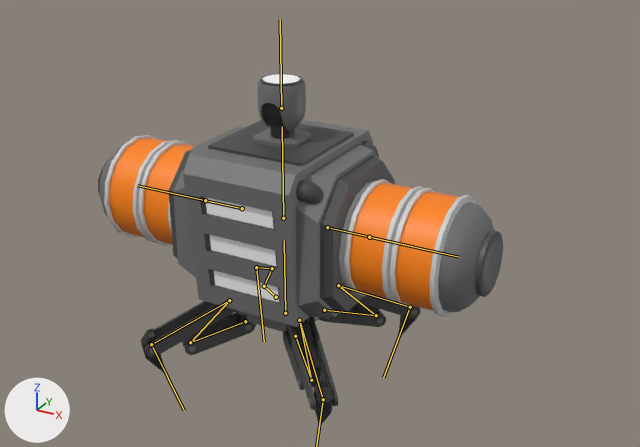
One commit to the FBX model BundleProject/Assets/Survivors/Technician/Allies/Mesh/TechnicianRobotMesh.fbx: the scene before it, then after it.
One viewpoint serves both versions: a 50 mm camera at (1.408, -2.312, 1.565) aimed at (0.118, 0.033, 0.393). The axes (+X, +Y, +Z) are drawn at lower left. The lights are the same throughout. Both versions are drawn at frame 1 of the action 'RobotTesla_Armature|Technician_Pri_ArmForward_old'; the numbers are the values there. The bones that bend it are drawn over the model as lines.

The first picture shows 'TechnicianRobotTeslaMesh', 'TechnicianRobotTeslaWhiteMesh'.
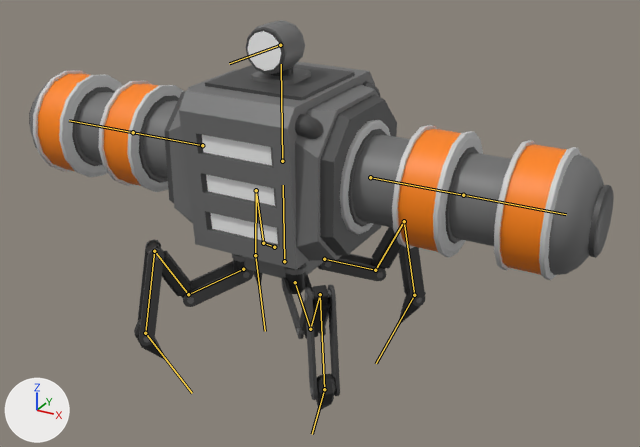
Boxes [x1, y1, x2, y2] around the edits, measured in the pictures (640 x 447 px):
'TechnicianRobotTeslaMesh', posed (44% wider, 10% taller): before [98, 74, 503, 427]; after [29, 20, 614, 410]
'TechnicianRobotTeslaWhiteMesh', posed: before [205, 74, 300, 302]; after [202, 31, 281, 244]
bone 'ROOT', root to tip: before (285, 313) to (284, 240); after (284, 261) to (283, 185)
bone 'Teslaroot.R.001', root to tip: before (242, 208) to (171, 193); after (202, 145) to (133, 132)
bone 'Teslaroot.R.002', root to tip: before (205, 200) to (137, 185); after (133, 132) to (69, 120)
bone 'Teslaroot.L.001', root to tip: before (327, 227) to (413, 246); after (370, 177) to (463, 195)
bone 'Teslaroot.L.002', root to tip: before (369, 237) to (459, 257); after (463, 195) to (566, 214)
bone 'Lens', root to tip: before (281, 108) to (280, 19); after (280, 45) to (229, 63)
bone 'FrontLeg.R.001', root to tip: before (245, 321) to (190, 342); after (243, 269) to (188, 294)
bone 'FrontLeg.R.002', root to tip: before (190, 342) to (229, 300); after (188, 294) to (154, 251)
bone 'FrontLeg.R.003', root to tip: before (229, 300) to (151, 344); after (154, 251) to (145, 333)
bone 'FrontLeg.R.004', root to tip: before (151, 344) to (184, 410); after (145, 333) to (192, 393)
bone 'FrontLeg.L.001', root to tip: before (295, 336) to (311, 380); after (295, 282) to (310, 329)
bone 'FrontLeg.L.002', root to tip: before (311, 380) to (299, 320); after (310, 329) to (320, 294)
bone 'FrontLeg.L.003', root to tip: before (299, 320) to (323, 399); after (320, 294) to (324, 389)
bone 'BackLeg.R.001', root to tip: before (276, 297) to (264, 286); after (274, 247) to (263, 243)
bone 'BackLeg.R.002', root to tip: before (264, 286) to (272, 268); after (263, 243) to (256, 190)
bone 'BackLeg.R.003', root to tip: before (272, 268) to (256, 267); after (256, 190) to (255, 255)
bone 'BackLeg.R.004', root to tip: before (256, 267) to (264, 341); after (255, 255) to (265, 331)
bone 'BackLeg.L.001', root to tip: before (324, 310) to (376, 315); after (324, 259) to (375, 270)
bone 'BackLeg.L.002', root to tip: before (376, 315) to (338, 285); after (375, 270) to (404, 221)
bone 'BackLeg.L.003', root to tip: before (338, 285) to (410, 307); after (404, 221) to (414, 295)
bone 'BackLeg.L.004', root to tip: before (410, 307) to (383, 377); after (414, 295) to (376, 363)

The change, as a list of edits to the scene's bpy script:
```text
Change bone_root:
    where bone_root = bpy.data.objects['RobotTesla_Armature'].pose.bones['ROOT']
    bone_root.location: (0.0, -0.2, 0.0) -> (0.0, 0.0, 0.0)
Change bone_teslaroot_r_001:
    where bone_teslaroot_r_001 = bpy.data.objects['RobotTesla_Armature'].pose.bones['Teslaroot.R.001']  # child of 'Bodyroot'
    bone_teslaroot_r_001.location: (0.0, -0.15, 0.0) -> (0.0, 0.0, 0.0)
Change bone_teslaroot_r_002:
    where bone_teslaroot_r_002 = bpy.data.objects['RobotTesla_Armature'].pose.bones['Teslaroot.R.002']  # child of 'Teslaroot.R.001'
    bone_teslaroot_r_002.location: (0.0, -0.15, 0.0) -> (0.0, 0.0, 0.0)
Change bone_teslaroot_l_001:
    where bone_teslaroot_l_001 = bpy.data.objects['RobotTesla_Armature'].pose.bones['Teslaroot.L.001']  # child of 'Bodyroot'
    bone_teslaroot_l_001.location: (0.0, -0.15, 0.0) -> (0.0, 0.0, 0.0)
Change bone_teslaroot_l_002:
    where bone_teslaroot_l_002 = bpy.data.objects['RobotTesla_Armature'].pose.bones['Teslaroot.L.002']  # child of 'Teslaroot.L.001'
    bone_teslaroot_l_002.location: (0.0, -0.15, 0.0) -> (0.0, 0.0, 0.0)
Change bone_lens:
    where bone_lens = bpy.data.objects['RobotTesla_Armature'].pose.bones['Lens']  # child of 'ROOT'
    bone_lens.rotation_quaternion: (0.707, 0.707, 0.0, 0.0) -> (1.0, 0.0, 0.0, 0.0)  # degrees (90, 0, 0) -> degrees (0, 0, 0)
Change bone_frontleg_r_001:
    where bone_frontleg_r_001 = bpy.data.objects['RobotTesla_Armature'].pose.bones['FrontLeg.R.001']  # child of 'ROOT'
    bone_frontleg_r_001.rotation_quaternion: (0.999, 0.03, 0.0, 0.031) -> (1.0, 0.0, 0.0, 0.0)  # degrees (3, 0, 4) -> degrees (0, 0, 0)
Change bone_frontleg_r_002:
    where bone_frontleg_r_002 = bpy.data.objects['RobotTesla_Armature'].pose.bones['FrontLeg.R.002']  # child of 'FrontLeg.R.001'
    bone_frontleg_r_002.rotation_quaternion: (0.819, -0.184, 0.0, -0.543) -> (1.0, 0.0, 0.0, 0.0)  # degrees (-18, -12, -65) -> degrees (0, 0, 0)
Change bone_frontleg_r_003:
    where bone_frontleg_r_003 = bpy.data.objects['RobotTesla_Armature'].pose.bones['FrontLeg.R.003']  # child of 'FrontLeg.R.002'
    bone_frontleg_r_003.rotation_quaternion: (0.985, 0.106, 0.0, -0.138) -> (1.0, 0.0, 0.0, 0.0)  # degrees (12, 2, -16) -> degrees (0, 0, 0)
Change bone_frontleg_r_004:
    where bone_frontleg_r_004 = bpy.data.objects['RobotTesla_Armature'].pose.bones['FrontLeg.R.004']  # child of 'FrontLeg.R.003'
    bone_frontleg_r_004.rotation_quaternion: (0.924, 0.338, 0.0, -0.18) -> (1.0, 0.0, 0.0, 0.0)  # degrees (39, 7, -20) -> degrees (0, 0, 0)
Change bone_frontleg_l_001:
    where bone_frontleg_l_001 = bpy.data.objects['RobotTesla_Armature'].pose.bones['FrontLeg.L.001']  # child of 'ROOT'
    bone_frontleg_l_001.rotation_quaternion: (0.999, 0.03, 0.0, -0.031) -> (1.0, 0.0, 0.0, 0.0)  # degrees (3, 0, -4) -> degrees (0, 0, 0)
Change bone_frontleg_l_002:
    where bone_frontleg_l_002 = bpy.data.objects['RobotTesla_Armature'].pose.bones['FrontLeg.L.002']  # child of 'FrontLeg.L.001'
    bone_frontleg_l_002.rotation_quaternion: (0.819, -0.184, 0.0, 0.543) -> (1.0, 0.0, 0.0, 0.0)  # degrees (-18, 12, 65) -> degrees (0, 0, 0)
Change bone_frontleg_l_003:
    where bone_frontleg_l_003 = bpy.data.objects['RobotTesla_Armature'].pose.bones['FrontLeg.L.003']  # child of 'FrontLeg.L.002'
    bone_frontleg_l_003.rotation_quaternion: (0.985, 0.106, 0.0, 0.138) -> (1.0, 0.0, 0.0, 0.0)  # degrees (12, -2, 16) -> degrees (0, 0, 0)
Change bone_frontleg_l_004:
    where bone_frontleg_l_004 = bpy.data.objects['RobotTesla_Armature'].pose.bones['FrontLeg.L.004']  # child of 'FrontLeg.L.003'
    bone_frontleg_l_004.rotation_quaternion: (0.924, 0.338, 0.0, 0.18) -> (1.0, 0.0, 0.0, 0.0)  # degrees (39, -7, 20) -> degrees (0, 0, 0)
Change bone_backleg_r_001:
    where bone_backleg_r_001 = bpy.data.objects['RobotTesla_Armature'].pose.bones['BackLeg.R.001']  # child of 'ROOT'
    bone_backleg_r_001.rotation_quaternion: (0.999, 0.043, 0.0, 0.006) -> (1.0, 0.0, 0.0, 0.0)  # degrees (5, 0, 1) -> degrees (0, 0, 0)
Change bone_backleg_r_002:
    where bone_backleg_r_002 = bpy.data.objects['RobotTesla_Armature'].pose.bones['BackLeg.R.002']  # child of 'BackLeg.R.001'
    bone_backleg_r_002.rotation_quaternion: (0.819, 0.512, 0.0, -0.259) -> (1.0, 0.0, 0.0, 0.0)  # degrees (60, 15, -26) -> degrees (0, 0, 0)
Change bone_backleg_r_003:
    where bone_backleg_r_003 = bpy.data.objects['RobotTesla_Armature'].pose.bones['BackLeg.R.003']  # child of 'BackLeg.R.002'
    bone_backleg_r_003.rotation_quaternion: (0.985, -0.136, 0.0, -0.108) -> (1.0, 0.0, 0.0, 0.0)  # degrees (-16, -2, -12) -> degrees (0, 0, 0)
Change bone_backleg_r_004:
    where bone_backleg_r_004 = bpy.data.objects['RobotTesla_Armature'].pose.bones['BackLeg.R.004']  # child of 'BackLeg.R.003'
    bone_backleg_r_004.rotation_quaternion: (0.924, -0.136, 0.0, -0.358) -> (1.0, 0.0, 0.0, 0.0)  # degrees (-15, -6, -42) -> degrees (0, 0, 0)
Change bone_backleg_l_001:
    where bone_backleg_l_001 = bpy.data.objects['RobotTesla_Armature'].pose.bones['BackLeg.L.001']  # child of 'ROOT'
    bone_backleg_l_001.rotation_quaternion: (0.999, 0.043, 0.0, -0.006) -> (1.0, 0.0, 0.0, 0.0)  # degrees (5, 0, -1) -> degrees (0, 0, 0)
Change bone_backleg_l_002:
    where bone_backleg_l_002 = bpy.data.objects['RobotTesla_Armature'].pose.bones['BackLeg.L.002']  # child of 'BackLeg.L.001'
    bone_backleg_l_002.rotation_quaternion: (0.819, 0.512, 0.0, 0.259) -> (1.0, 0.0, 0.0, 0.0)  # degrees (60, -15, 26) -> degrees (0, 0, 0)
Change bone_backleg_l_003:
    where bone_backleg_l_003 = bpy.data.objects['RobotTesla_Armature'].pose.bones['BackLeg.L.003']  # child of 'BackLeg.L.002'
    bone_backleg_l_003.rotation_quaternion: (0.985, -0.136, 0.0, 0.108) -> (1.0, 0.0, 0.0, 0.0)  # degrees (-16, 2, 12) -> degrees (0, 0, 0)
Change bone_backleg_l_004:
    where bone_backleg_l_004 = bpy.data.objects['RobotTesla_Armature'].pose.bones['BackLeg.L.004']  # child of 'BackLeg.L.003'
    bone_backleg_l_004.rotation_quaternion: (0.924, -0.136, 0.0, 0.358) -> (1.0, 0.0, 0.0, 0.0)  # degrees (-15, 6, 42) -> degrees (0, 0, 0)
```
